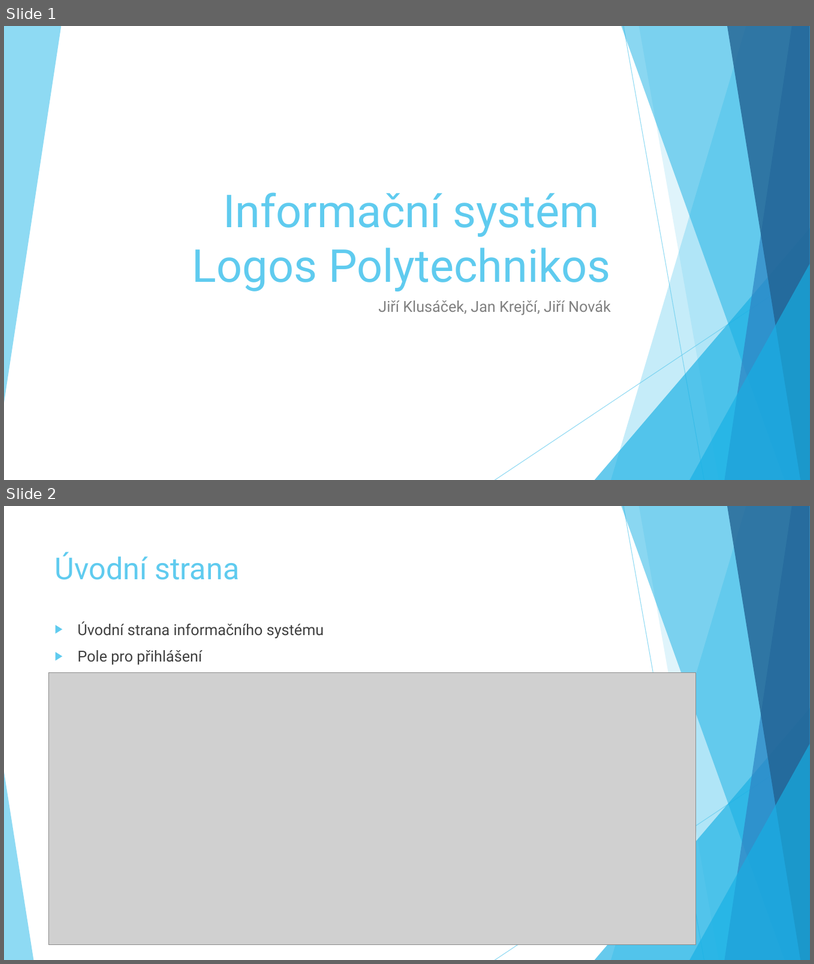
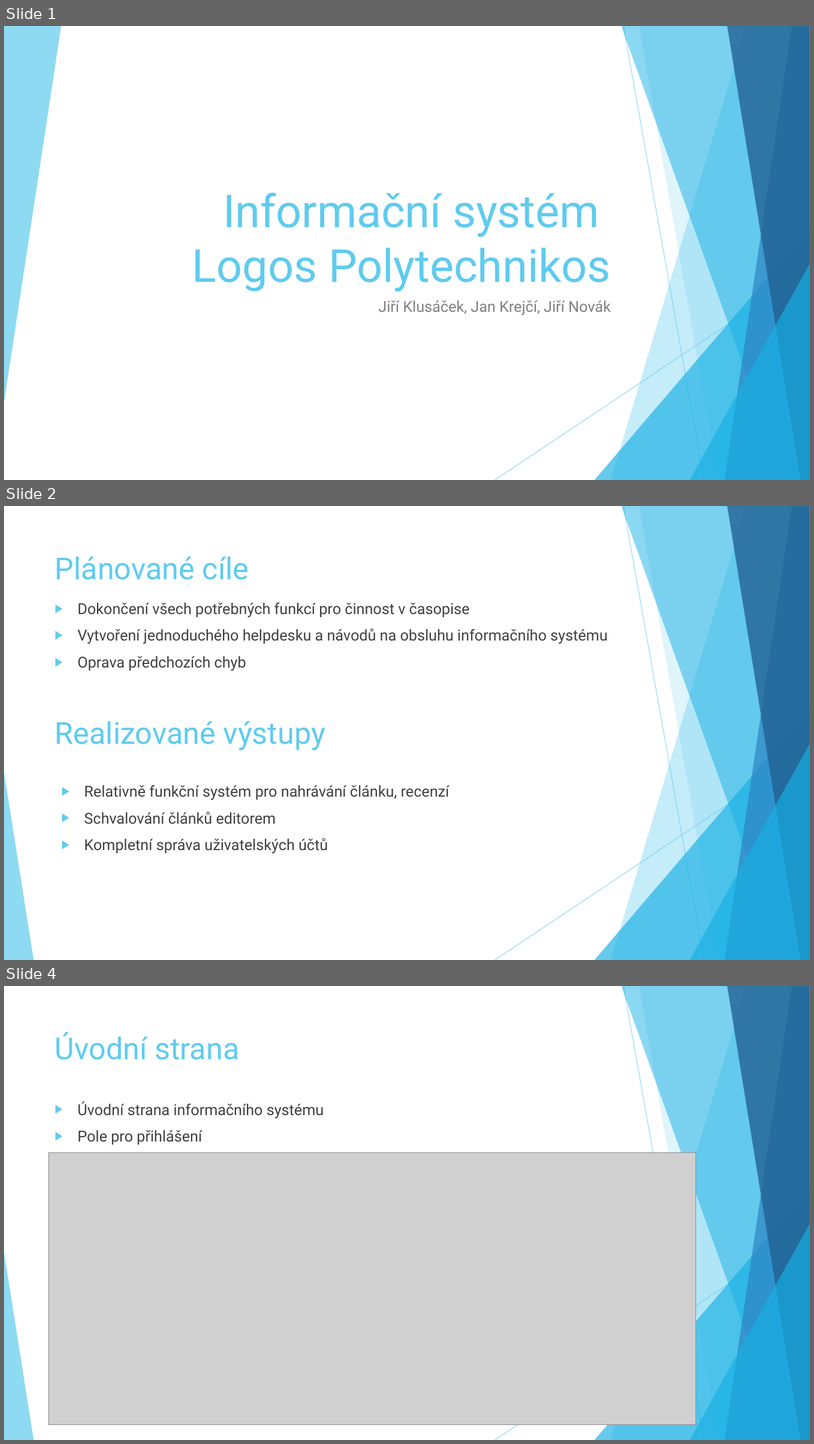
Before and after one commit to jklusacek73/RizeniSWProjektu, a slide deck: Prezentace/RSP.pptx. Shown one above the other, each under a label of ours: slides 1 and 2 before the commit, slides 1, 2 and 4 after it; the slides between them are not shown. The pictures are 814x964 and 814x1444 pixels, drawn with LibreOffice and Linux fonts; fonts in the diff are those of the drawing; grey boxes stand for pictures. Boxes give left, top, right and bottom in pixels: in the first picture for what was removed or moved away, otherwise in the second. Text is boxed around its words. In the diff, an @@ line names an element or a change of style, - is before the commit and + after.

```diff
--- a/Prezentace/RSP.pptx
+++ b/Prezentace/RSP.pptx
@@ slide 2 added at <box>4,506,810,960</box>, background #FFFFFF; not listed: 10 template elements that a slide beside it also shows @@
@@ title added at <box>55,556,249,580</box>, 36 pt, text #5FCBEF @@
+Plánované cíle
@@ text added at <box>78,603,608,671</box>, 18 pt, text #404040 @@
+▶ Dokončení všech potřebných funkcí pro činnost v časopise
+▶ Vytvoření jednoduchého helpdesku a návodů na obsluhu informačního systému
+▶ Oprava předchozích chyb
@@ text added at <box>55,721,326,750</box>, 36 pt, text #5FCBEF @@
+Realizované výstupy
@@ text added at <box>84,785,450,853</box>, 18 pt, text #404040 @@
+▶ Relativně funkční systém pro nahrávání článku, recenzí
+▶ Schvalování článků editorem
+▶ Kompletní správa uživatelských účtů
@@ what was slide 2 is now slide 4 @@
```
Also in this commit, not shown: 2 other slides added.
